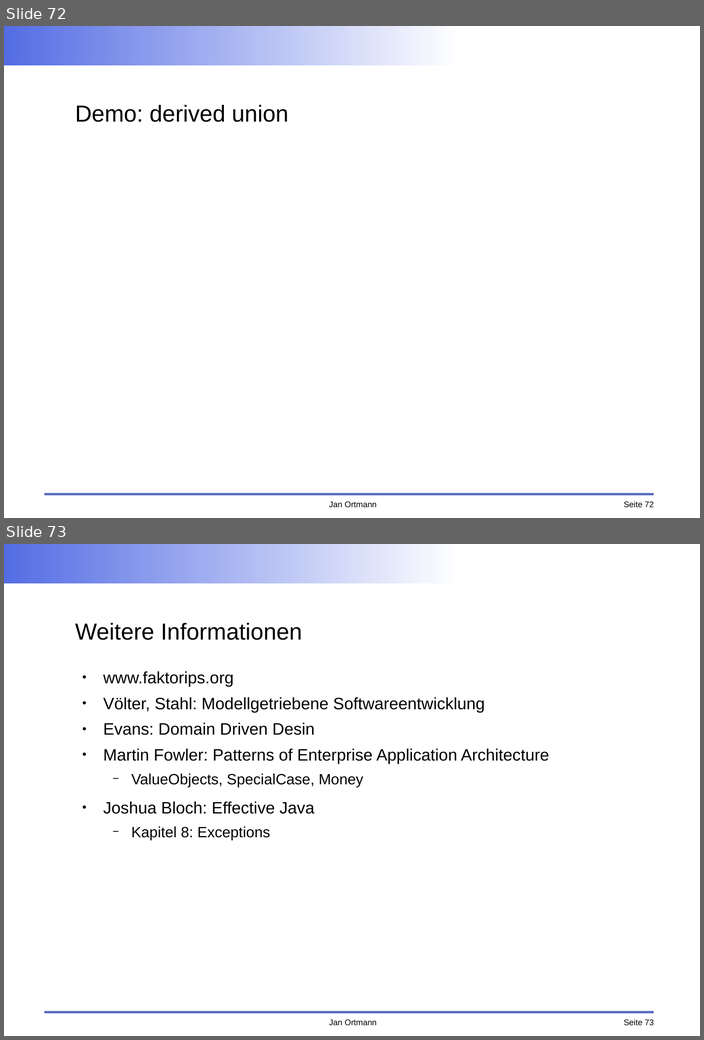
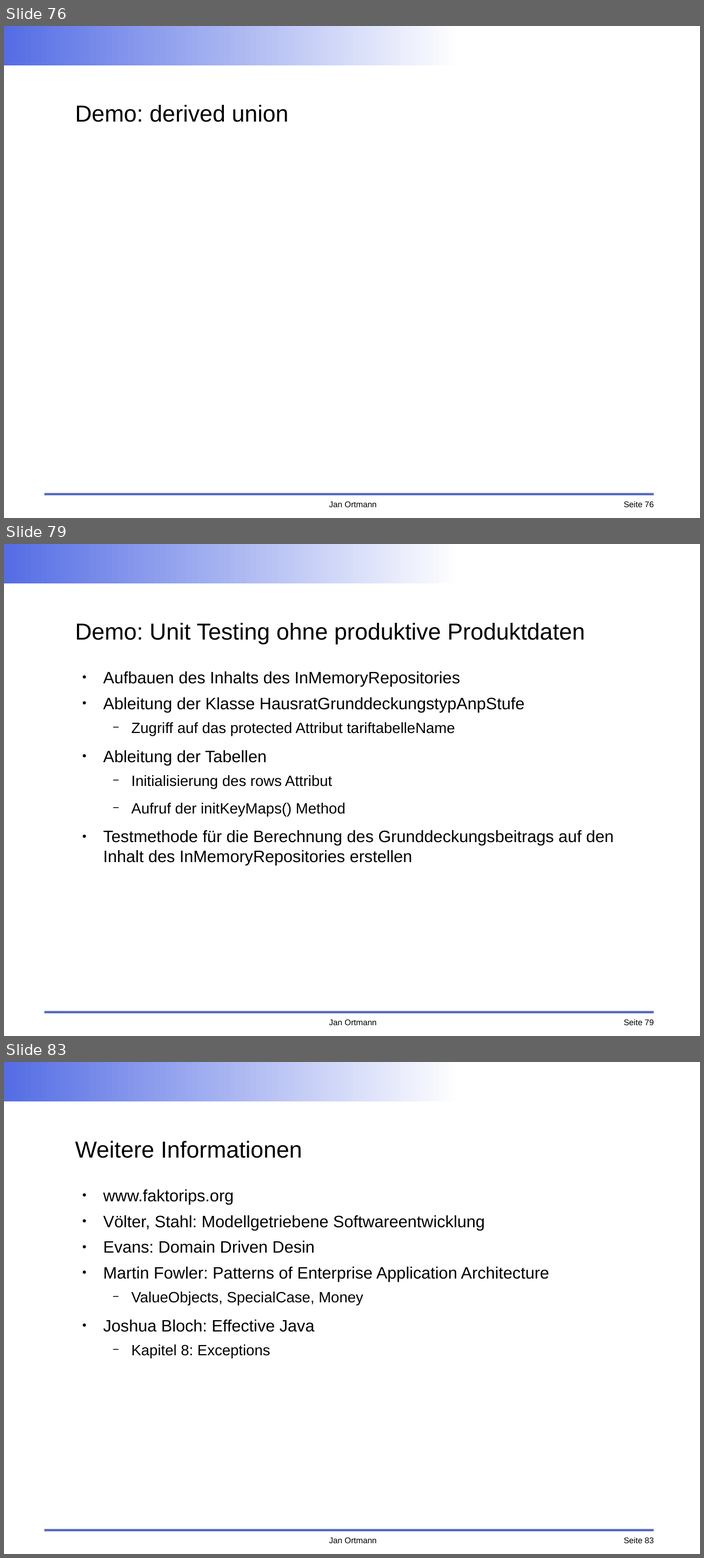
Before and after one commit to faktorips/faktorips.base, a slide deck: org.faktorips.doc/schulung/anwendungsentwicklung/FaktorIPS-Schulung.odp. Shown one above the other, each under a label of ours: slides 72 and 73 before the commit, slides 76, 79 and 83 after it; the slides between them are not shown. The pictures are 704x1040 and 704x1558 pixels, drawn with LibreOffice and Linux fonts; fonts in the diff are those of the drawing; background and template pictures are left out. Boxes give left, top, right and bottom in pixels: in the first picture for what was removed or moved away, otherwise in the second. Text is boxed around its words. In the diff, an @@ line names an element or a change of style, - is before the commit and + after.

```diff
--- a/org.faktorips.doc/schulung/anwendungsentwicklung/FaktorIPS-Schulung.odp
+++ b/org.faktorips.doc/schulung/anwendungsentwicklung/FaktorIPS-Schulung.odp
@@ slide 79 added at (4,544,700,1036), background #FFFFFF; not listed: 4 template elements that a slide beside it also shows @@
@@ title added at (75,623,585,644), 28 pt, text #000000 @@
+Demo: Unit Testing ohne produktive Produktdaten
@@ text added at (103,671,613,865), 20 pt, text #000000 @@
+● Aufbauen des Inhalts des InMemoryRepositories
+● Ableitung der Klasse HausratGrunddeckungstypAnpStufe
+  − Zugriff auf das protected Attribut tariftabelleName
+● Ableitung der Tabellen
+  − Initialisierung des rows Attribut
+  − Aufruf der initKeyMaps() Method
+● Testmethode für die Berechnung des Grunddeckungsbeitrags auf den Inhalt des InMemoryRepositories erstellen
@@ what was slide 72 is now slide 76 @@
@@ page number at (623,501,654,507): text changed @@
-Seite 72
+Seite 76
@@ what was slide 73 is now slide 83 @@
@@ page number at (623,1537,654,1543): text changed @@
-Seite 73
+Seite 83
```
Also in this commit, not shown: 14 slides changed, 10 other slides added, 1 slide removed, 11 other files.
